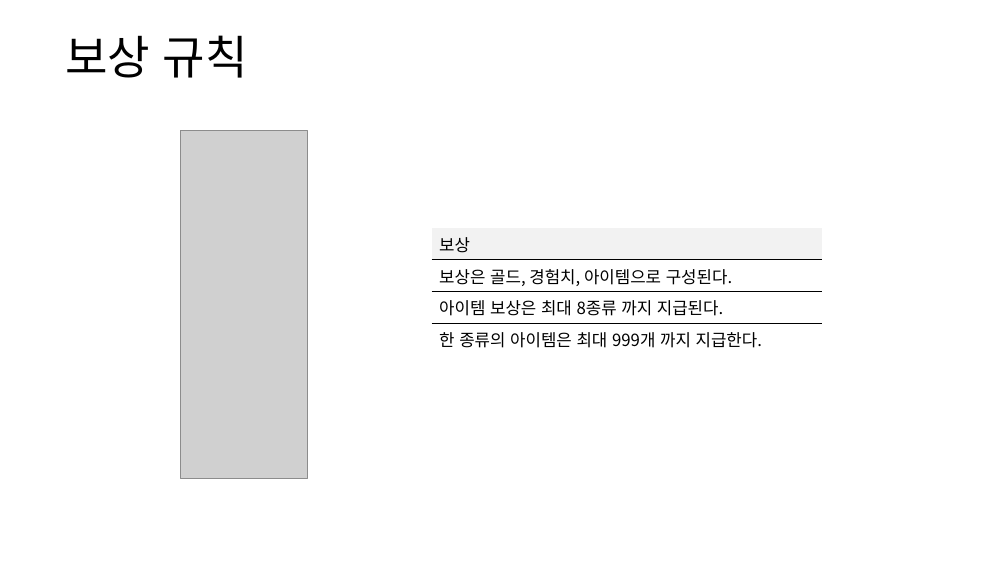
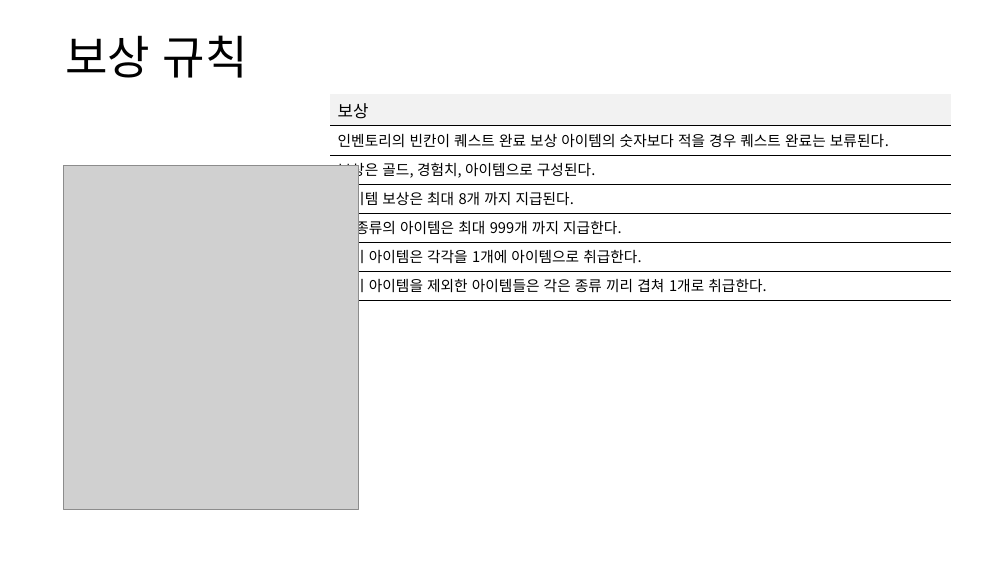
Before and after one commit to yjk0401/unityenginebasic_9th, a slide deck: slide 12 of 기획/방랑엽사전/퀘스트 시스템 기획서.pptx (slide 11 before the commit). Drawn at 1008x567 pixels with LibreOffice and Linux fonts; fonts in the diff are those of the drawing; grey boxes stand for pictures. Boxes give left, top, right and bottom in pixels: in the first picture for what was removed or moved away, otherwise in the second. Text is boxed around its words. In the diff, an @@ line names an element or a change of style, - is before the commit and + after.

```diff
--- a/기획/방랑엽사전/퀘스트 시스템 기획서.pptx
+++ b/기획/방랑엽사전/퀘스트 시스템 기획서.pptx
@@ table at (330, 95, 951, 300) @@
+row 2: 인벤토리의 빈칸이 퀘스트 완료 보상 아이템의 숫자보다 적을 경우 퀘스트 완료는 보류된다.
-row 4, column 1: 아이템 보상은 최대 8종류 까지 지급된다.
+row 4, column 1: 아이템 보상은 최대 8개 까지 지급된다.
+row 6: 장비 아이템은 각각을 1개에 아이템으로 취급한다.
+row 7: 장비 아이템을 제외한 아이템들은 각은 종류 끼리 겹쳐 1개로 취급한다.
@@ table: place and size @@
-table at (432, 228, 823, 352)
+table at (330, 95, 951, 300)
@@ picture removed at (181, 131, 308, 478) @@
@@ picture added at (64, 166, 358, 510) @@
```
Also in this commit, not shown: 4 other slides changed, 1 slide added, 3 other files.
